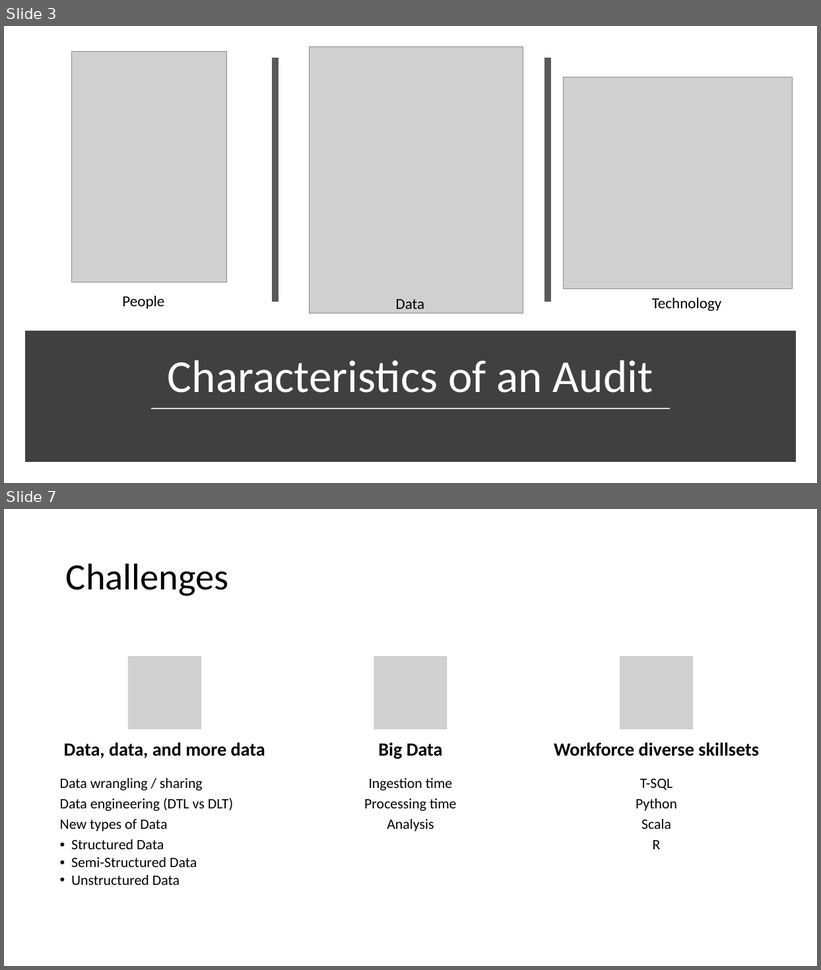
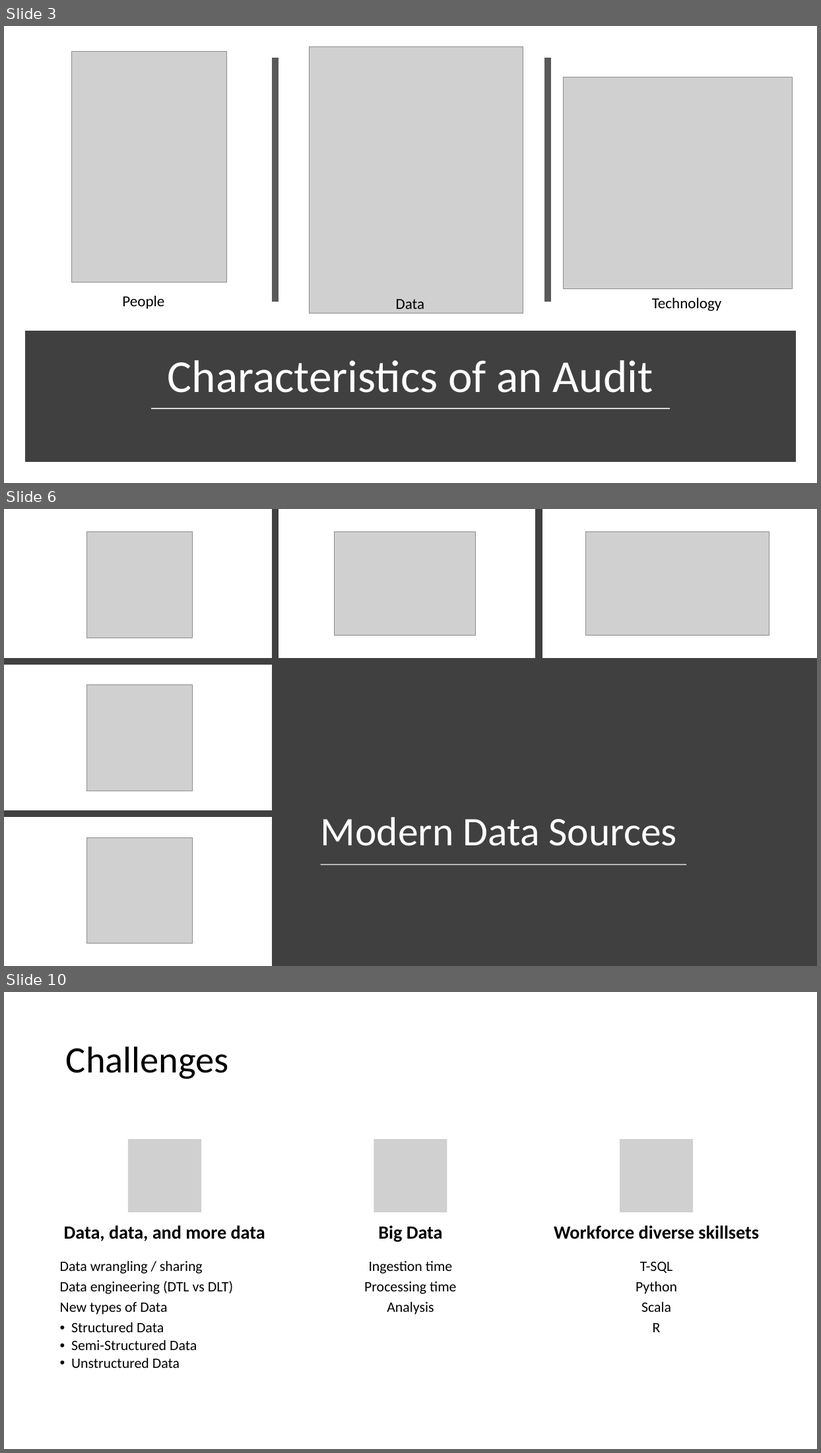
Before and after one commit to juliansoh/Databricks-Financial-Fraud, a slide deck: slides/Presentation for Auditors.pptx. Shown one above the other, each under a label of ours: slides 3 and 7 before the commit, slides 3, 6 and 10 after it; the slides between them are not shown. The pictures are 821x970 and 821x1453 pixels, drawn with LibreOffice and Linux fonts; fonts in the diff are those of the drawing; grey boxes stand for pictures. Boxes give left, top, right and bottom in pixels: in the first picture for what was removed or moved away, otherwise in the second. Text is boxed around its words. In the diff, an @@ line names an element or a change of style, - is before the commit and + after.

```diff
--- a/slides/Presentation for Auditors.pptx
+++ b/slides/Presentation for Auditors.pptx
@@ slide 6 added at (4,509,817,966), background #FFFFFF @@
@@ line added from (275, 509) to (275, 966), #404040 8 pt @@
@@ line added from (539, 509) to (539, 658), #404040 8 pt @@
@@ picture added at (86,532,193,638) @@
@@ picture added at (335,532,475,635) @@
@@ picture added at (586,532,770,635) @@
@@ line added from (817, 661) to (4, 661), #404040 8 pt @@
@@ rectangle added at (275,663,817,966), fill #404040 @@
@@ picture added at (86,685,193,791) @@
@@ line added from (275, 814) to (4, 814), #404040 8 pt @@
@@ title added at (321,817,677,846), 48 pt, text #FFFFFF @@
+Modern Data Sources
@@ picture added at (87,838,193,943) @@
@@ line added from (321, 865) to (686, 865), #FFFFFF 1.25 pt @@
@@ what was slide 7 is now slide 10 @@
```
Also in this commit, not shown: 3 slides changed, 3 other slides added, 2 slides removed.
